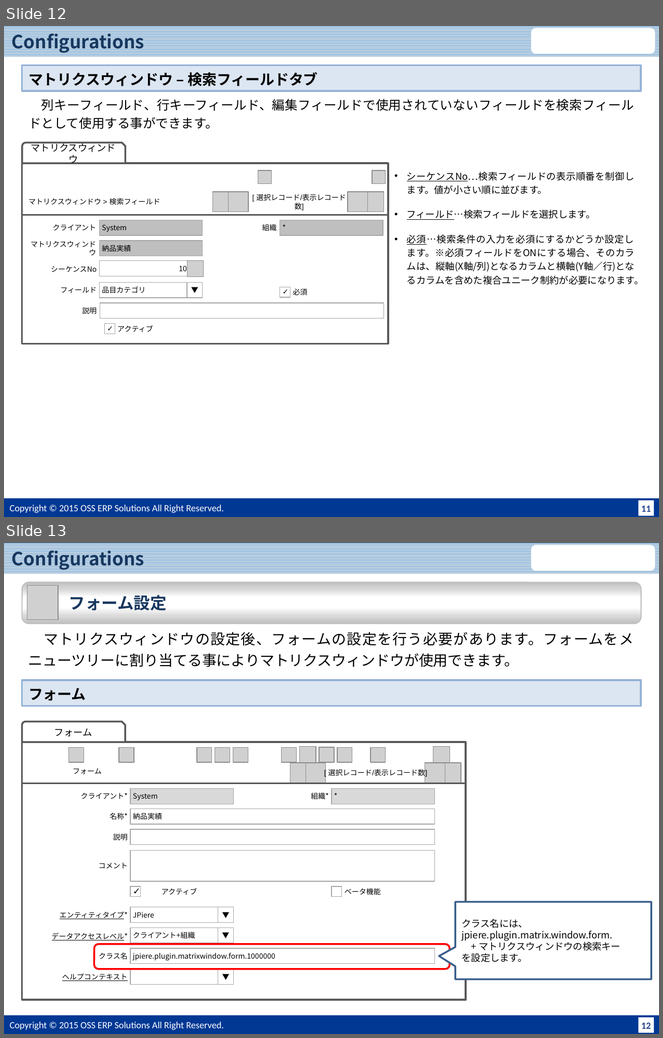
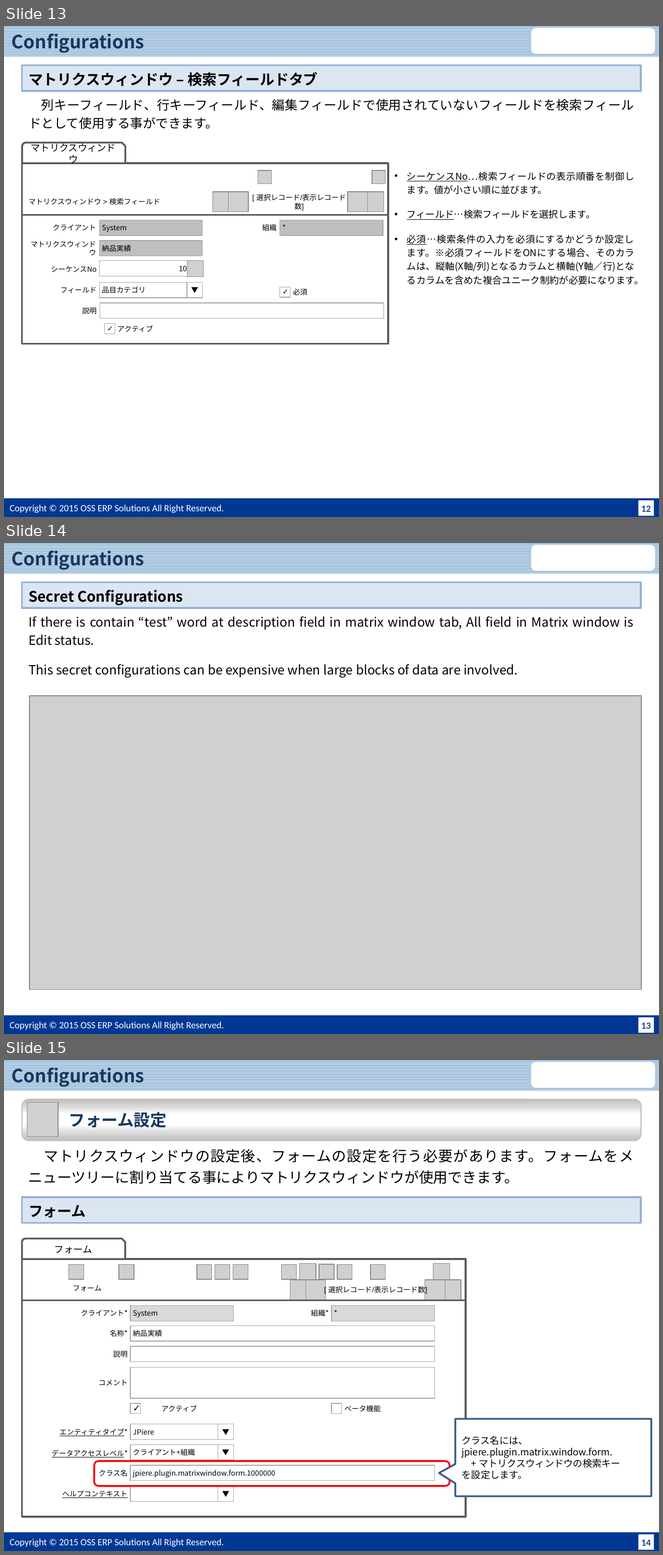
Before and after one commit to JPiere/jpiere.plugin.webui.matrixwindow, a slide deck: Doc/JPIERE-0098_MatrixWindow.pptx. Shown one above the other, each under a label of ours: slides 12 and 13 before the commit, slides 13, 14 and 15 after it. The pictures are 663x1038 and 663x1555 pixels, drawn with LibreOffice and Linux fonts; fonts in the diff are those of the drawing; grey boxes stand for pictures; background and template pictures are left out. Boxes give left, top, right and bottom in pixels: in the first picture for what was removed or moved away, otherwise in the second. Text is boxed around its words. In the diff, an @@ line names an element or a change of style, - is before the commit and + after.

```diff
--- a/Doc/JPIERE-0098_MatrixWindow.pptx
+++ b/Doc/JPIERE-0098_MatrixWindow.pptx
@@ slide 14 added at [4,543,659,1034], background #FFFFFF; not listed: 5 template elements that a slide beside it also shows @@
@@ title added at [12,548,145,570], 20 pt, text #17375E, bold @@
+Configurations
@@ rectangle added at [22,583,642,608], fill #DCE6F2, outline #95B3D7 2 pt, 16 pt, text #000000, bold @@
+Secret Configurations
@@ text added at [28,616,634,678], 14 pt, text #000000 @@
+If there is contain “test” word at description field in matrix window tab, All field in Matrix window is Edit status.
+This secret configurations can be expensive when large blocks of data are involved.
@@ picture added at [29,696,642,990] @@
@@ what was slide 12 is now slide 13 @@
@@ page number at [642,506,651,512]: text changed @@
-11
+12
@@ what was slide 13 is now slide 15 @@
@@ page number at [642,1540,651,1546]: text changed @@
-12
+14
```
Also in this commit, not shown: 3 slides changed, 1 other slide added, 2 other files.
